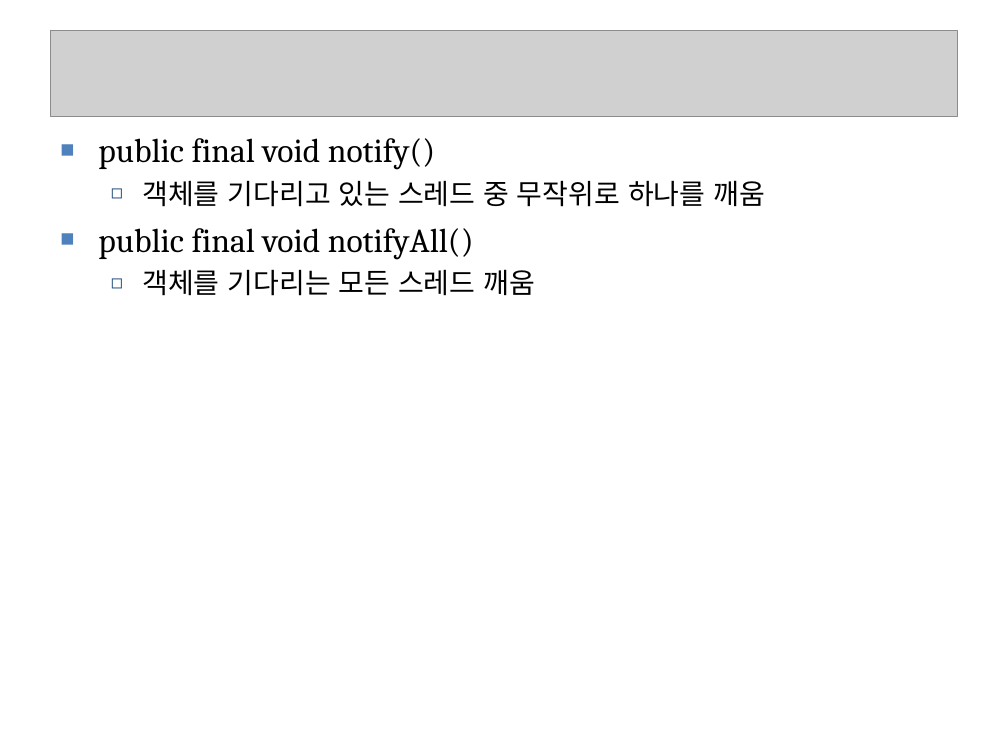
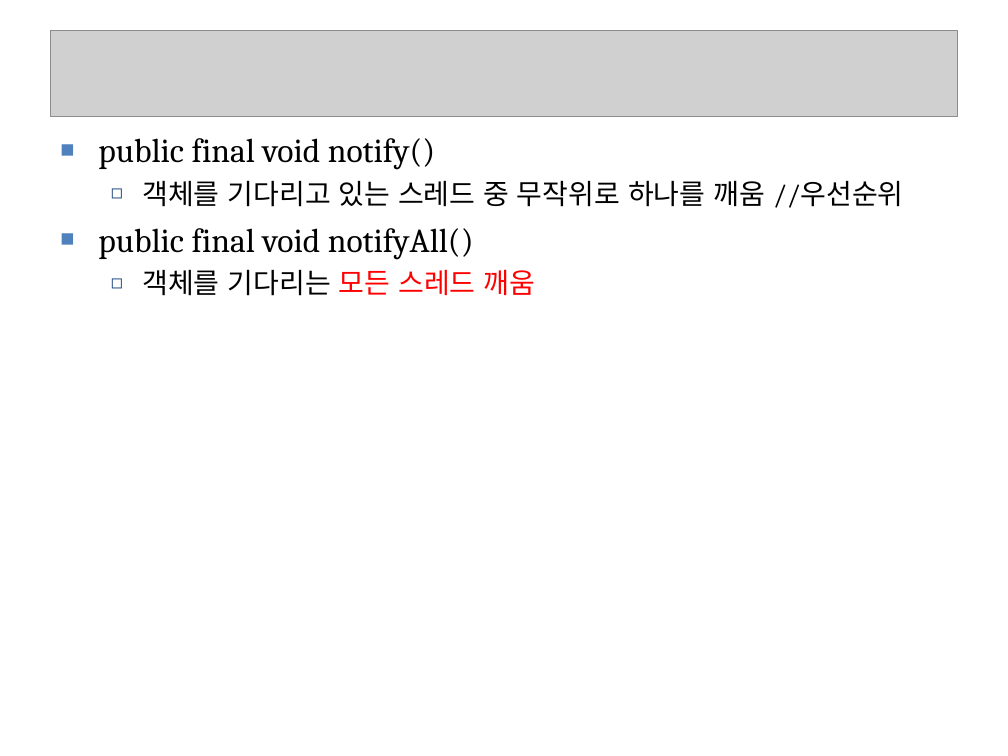
Before and after one commit to seleuchel/javaNetwork, a slide deck: slide 47 of ppt/055_chap03Threads3.ppt. Drawn at 1008x756 pixels with LibreOffice and Linux fonts; fonts in the diff are those of the drawing; grey boxes stand for pictures; background and template pictures are left out. Boxes give left, top, right and bottom in pixels: in the first picture for what was removed or moved away, otherwise in the second. Text is boxed around its words. In the diff, an @@ line names an element or a change of style, - is before the commit and + after.

```diff
--- a/ppt/055_chap03Threads3.ppt
+++ b/ppt/055_chap03Threads3.ppt
@@ text at [142, 180, 904, 208]: text changed @@
-  ◻ 객체를 기다리고 있는 스레드 중 무작위로 하나를 깨움
+  ◻ 객체를 기다리고 있는 스레드 중 무작위로 하나를 깨움 //우선순위
@@ text at [142, 269, 535, 296]: text colour #000000 to #FF0000 in "모든 스레드 깨움" @@
```
Also in this commit, not shown: 22 other slides changed, 1 slide added, 1 slide removed, 5 other files.
